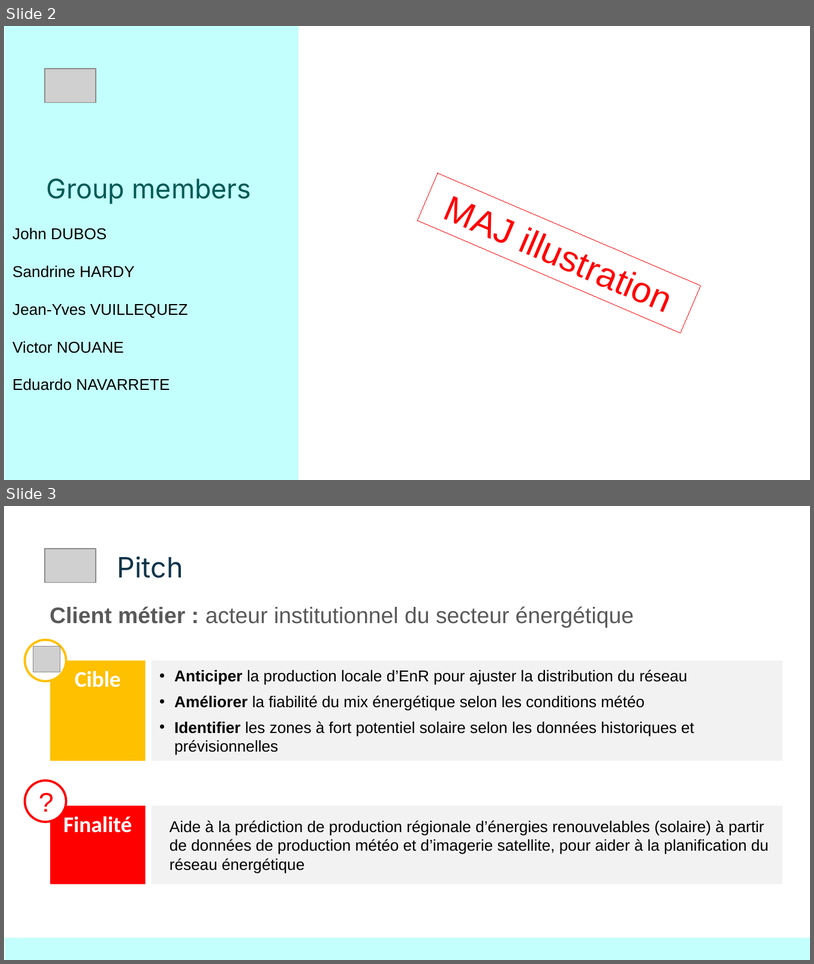
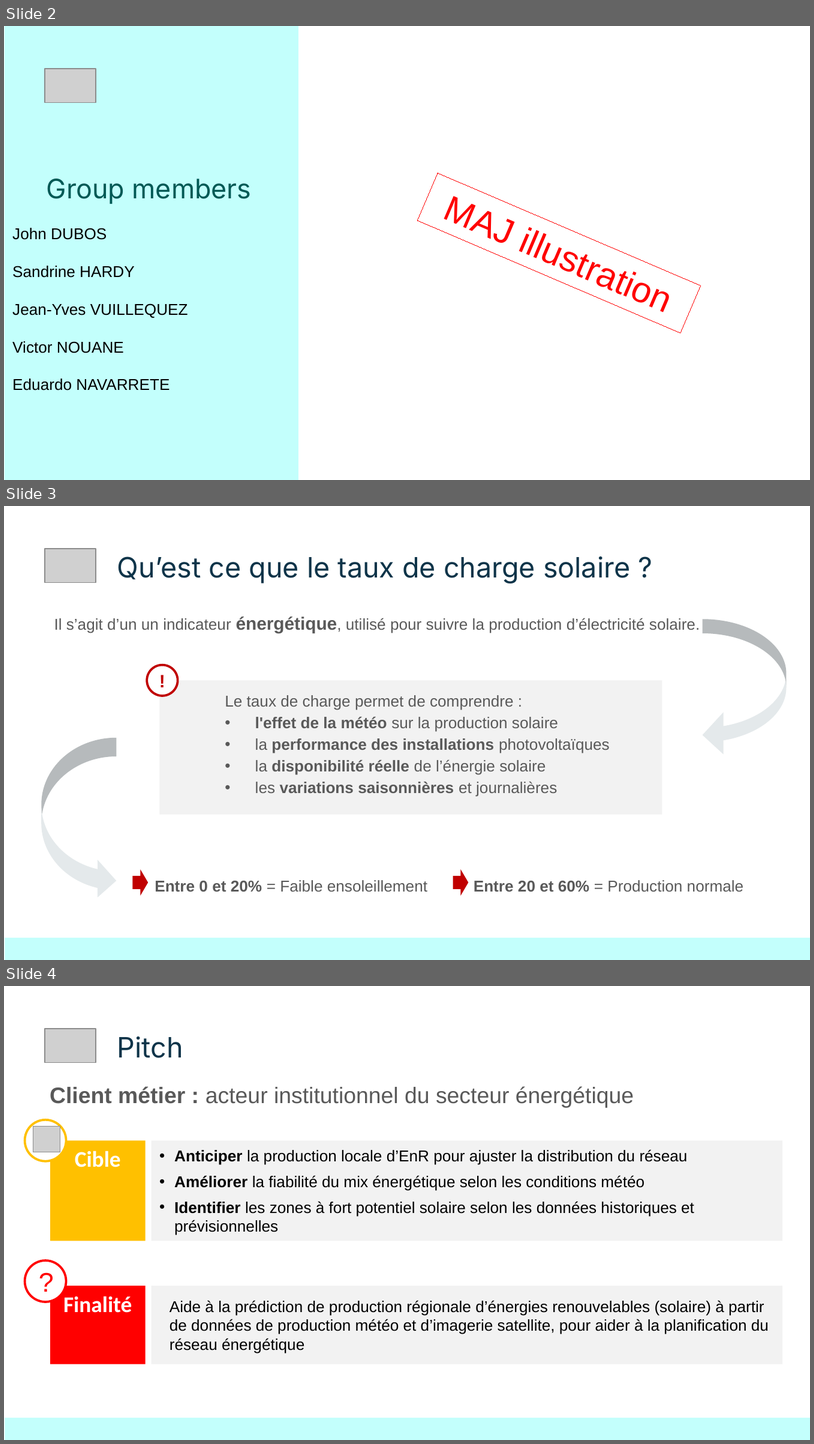
Before and after one commit to Sheikoh/REnergies_efficiency_prediction, a slide deck: presentation/dsfs_ft_36_Projet_REnergies_efficiency_prediction.pptx. Shown one above the other, each under a label of ours: slides 2 and 3 before the commit, slides 2, 3 and 4 after it. The pictures are 814x964 and 814x1444 pixels, drawn with LibreOffice and Linux fonts; fonts in the diff are those of the drawing; grey boxes stand for pictures. Boxes give left, top, right and bottom in pixels: in the first picture for what was removed or moved away, otherwise in the second. Text is boxed around its words. In the diff, an @@ line names an element or a change of style, - is before the commit and + after.

```diff
--- a/presentation/dsfs_ft_36_Projet_REnergies_efficiency_prediction.pptx
+++ b/presentation/dsfs_ft_36_Projet_REnergies_efficiency_prediction.pptx
@@ slide 3 added at (4, 506, 810, 960), background #FFFFFF @@
@@ picture added at (45, 549, 96, 583) @@
@@ title added at (117, 556, 630, 583), 25 pt, text #0E3449 @@
+Qu’est ce que le taux de charge solaire ?
@@ text added at (54, 616, 700, 633), 14 pt, text #595959 @@
+Il s’agit d’un un indicateur énergétique, utilisé pour suivre la production d’électricité solaire.
@@ curved left arrow added at (703, 619, 787, 756), fill #E4E9EB @@
@@ ellipse added at (147, 665, 177, 696), fill #FFFFFF, outline #C00000 2 pt, 16 pt, text #C00000, bold @@
+!
@@ rectangle added at (159, 680, 663, 814), fill #F2F2F2 @@
@@ text added at (225, 695, 610, 796), 14 pt, text #595959 @@
+Le taux de charge permet de comprendre :
+• l'effet de la météo sur la production solaire
+• la performance des installations photovoltaïques
+• la disponibilité réelle de l’énergie solaire
+• les variations saisonnières et journalières
@@ curved right arrow added at (41, 738, 116, 899), fill #E4E9EB @@
@@ right arrow added at (133, 869, 149, 895), fill #C00000 @@
@@ text added at (155, 880, 428, 891), 14 pt, text #595959 @@
+Entre 0 et 20% = Faible ensoleillement
@@ right arrow added at (453, 869, 468, 895), fill #C00000 @@
@@ text added at (474, 880, 744, 891), 14 pt, text #595959 @@
+Entre 20 et 60% = Production normale
@@ rectangle added at (5, 937, 810, 959), fill #C3FFFC @@
@@ what was slide 3 is now slide 4 @@
```
Also in this commit, not shown: 1 other file.
